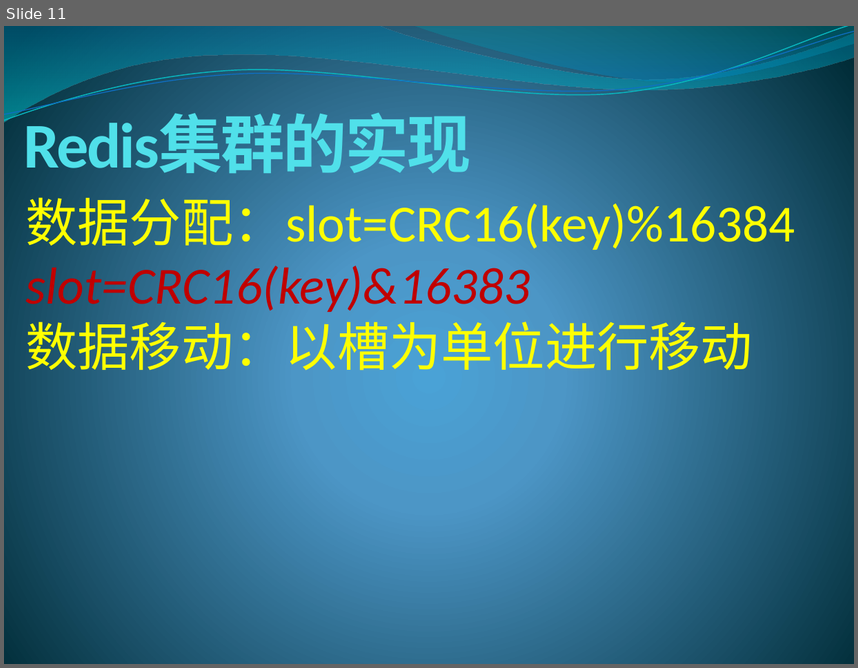
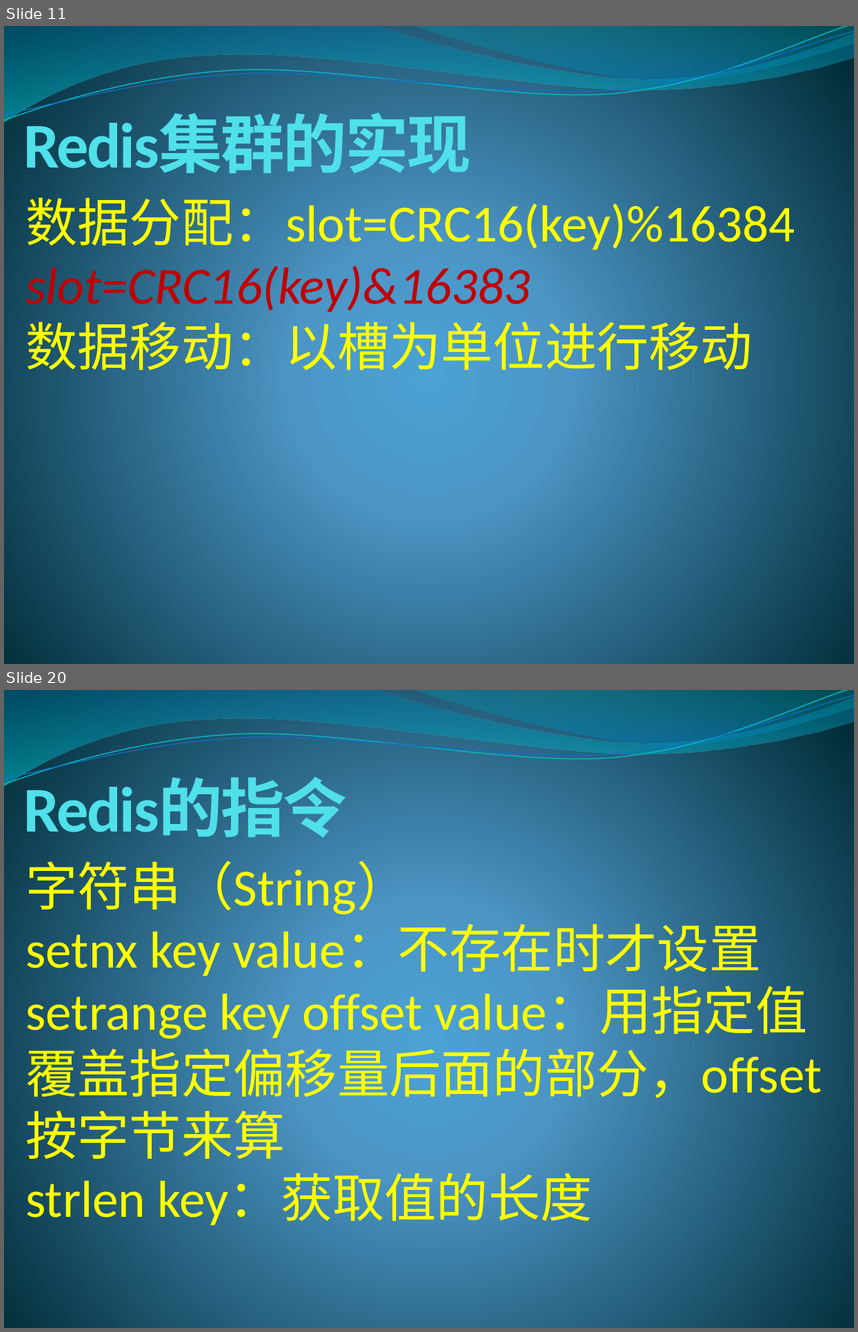
Before and after one commit to lixinjie1985/redis, a slide deck: docs/redis-01.pptx. Shown one above the other, each under a label of ours: slide 11 before the commit, slides 11 and 20 after it; the slides between them are not shown. The pictures are 858x668 and 858x1332 pixels, drawn with LibreOffice and Linux fonts; fonts in the diff are those of the drawing. Boxes give left, top, right and bottom in pixels: in the first picture for what was removed or moved away, otherwise in the second. Text is boxed around its words. In the diff, an @@ line names an element or a change of style, - is before the commit and + after.

```diff
--- a/docs/redis-01.pptx
+++ b/docs/redis-01.pptx
@@ slide 20 added at [4, 690, 854, 1328], background gradient #4AA0D6 to #4C98C7 to #002C38; not listed: 4 template elements that a slide beside it also shows @@
@@ title added at [24, 778, 347, 847], 54 pt, text #51E0EA, bold @@
+Redis的指令
@@ text added at [25, 852, 822, 1225], 44 pt, text #FFFF00 @@
+字符串（String）
+setnx key value：不存在时才设置
+setrange key offset value：用指定值覆盖指定偏移量后面的部分，offset按字节来算
+strlen key：获取值的长度
```
Also in this commit, not shown: 8 other slides added.
